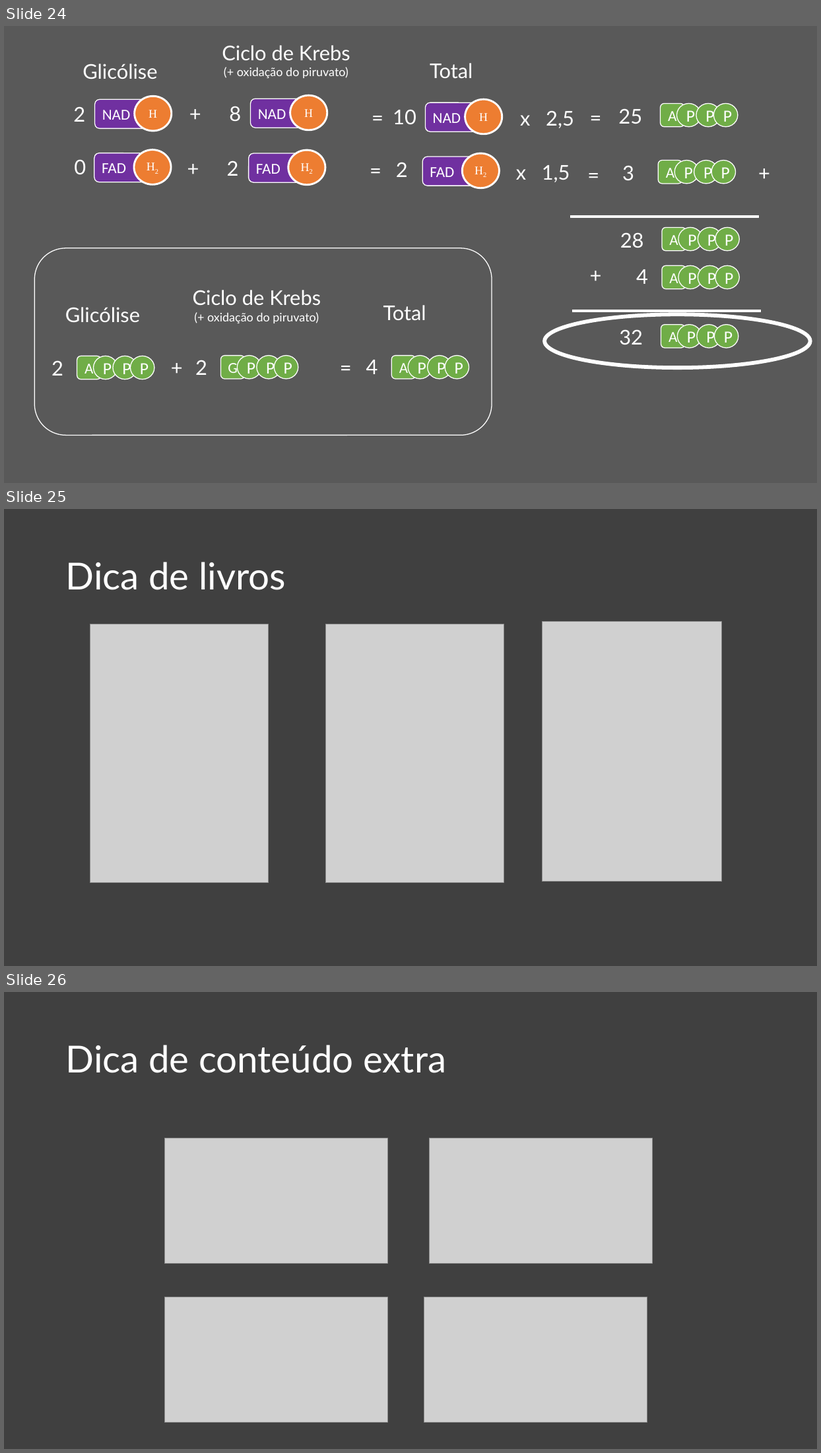
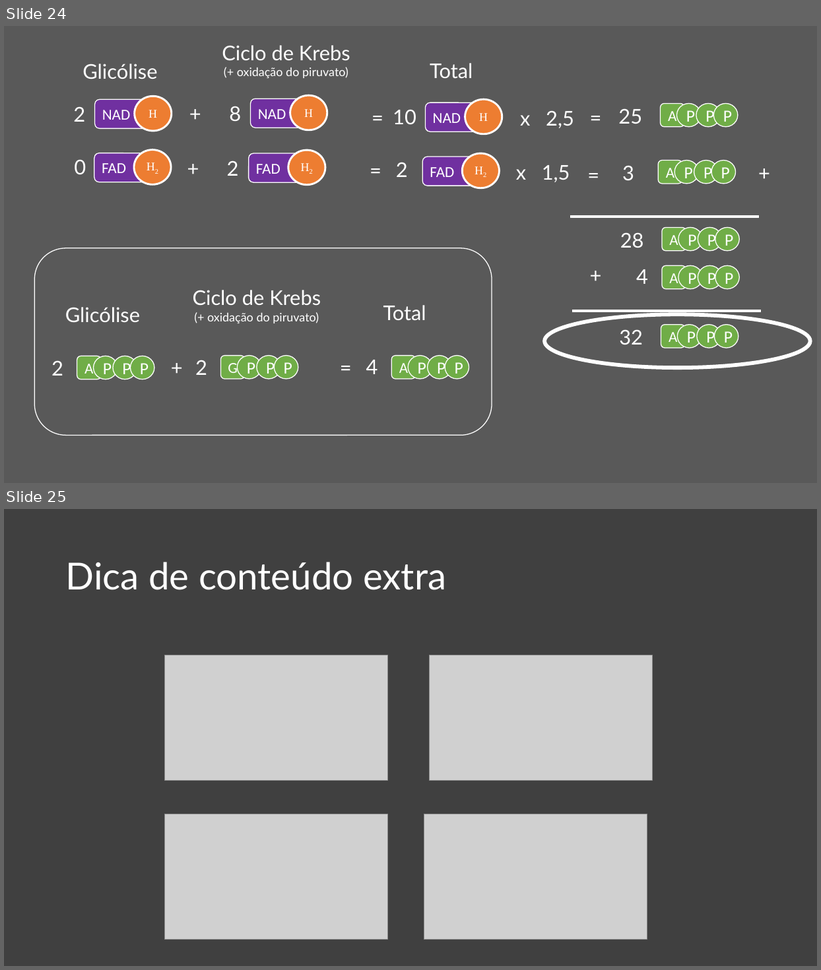
Before and after one commit to daniloasdotcom/Bioquimica-com-Danilo, a slide deck: static/aulas/cadeia_respiratoria.pptx. Shown one above the other, each under a label of ours: slides 24, 25 and 26 before the commit, slides 24 and 25 after it. The pictures are 821x1453 and 821x970 pixels, drawn with LibreOffice and Linux fonts; fonts in the diff are those of the drawing; grey boxes stand for pictures. Boxes give left, top, right and bottom in pixels: in the first picture for what was removed or moved away, otherwise in the second. Text is boxed around its words. In the diff, an @@ line names an element or a change of style, - is before the commit and + after.

```diff
--- a/static/aulas/cadeia_respiratoria.pptx
+++ b/static/aulas/cadeia_respiratoria.pptx
@@ slide 25 removed at (4,509,817,966), background #404040 @@
@@ title removed at (66,562,286,590) @@
-Dica de livros
@@ picture removed at (90,625,268,883) @@
@@ picture removed at (325,625,504,883) @@
@@ picture removed at (542,622,722,882) @@
@@ what was slide 26 is now slide 25 @@
```
Also in this commit, not shown: 1 slide changed, 4 other files.
